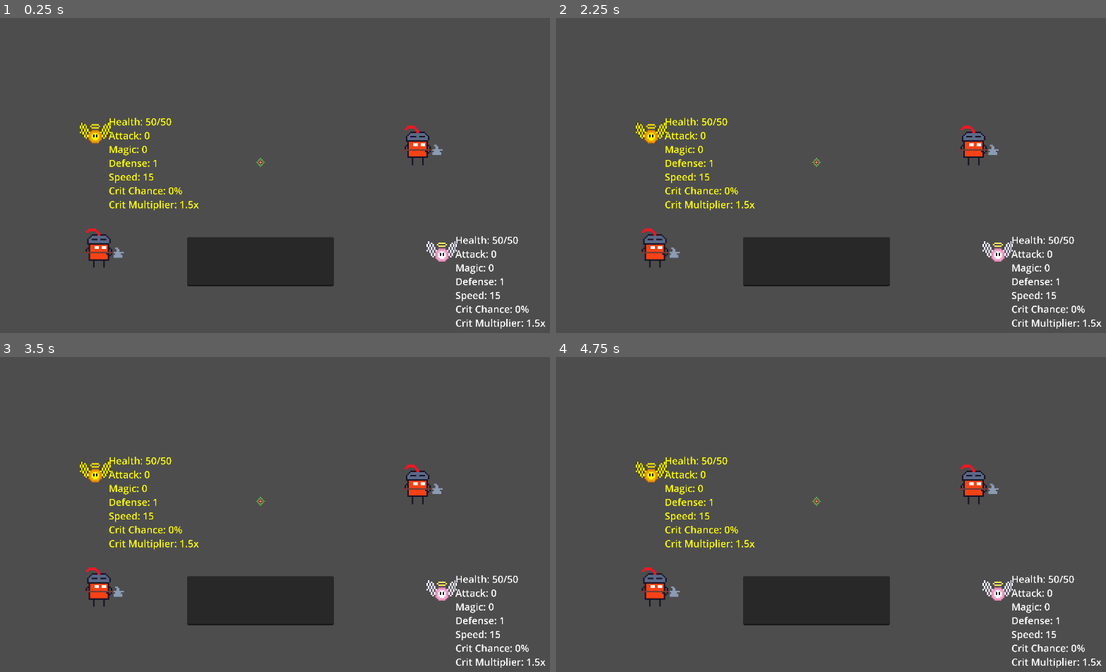
Above: before the commit, frames 1-4 (two rows, left to right).
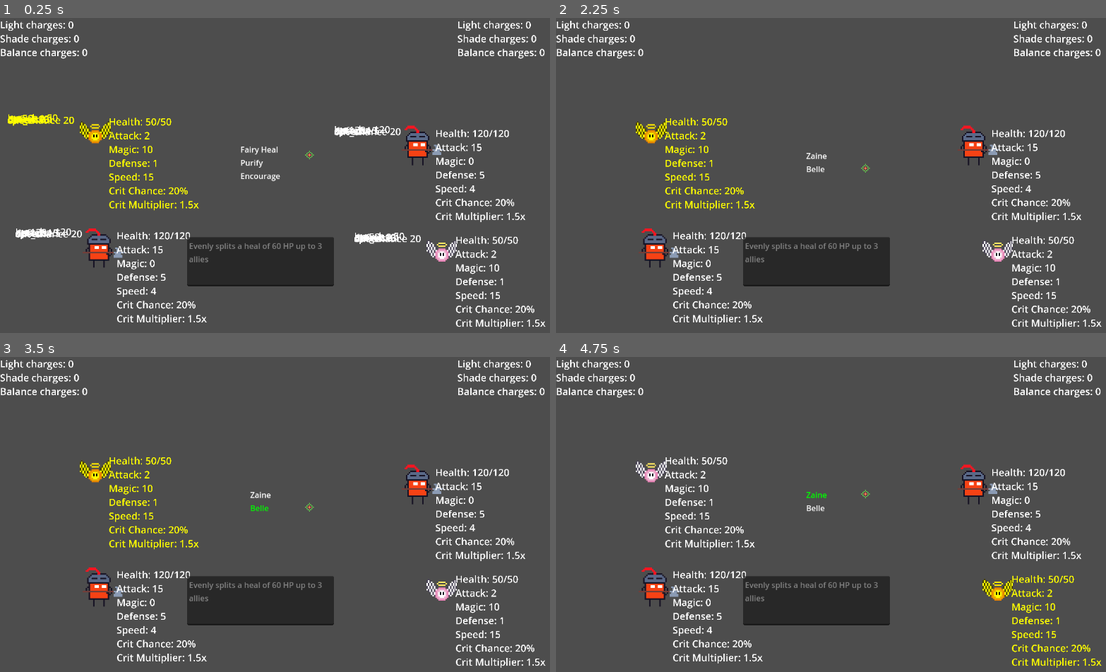
Above: after the commit, the same moments.

Repository: Storessss/rpg-battler
Game: Godot game, scene res://scenes/game/battle/battle.tscn
Two runs of this game, one before a commit and one after it. Both use one fixed random seed, a clock stepped at 60 frames per second and the inputs below.
Inputs:
- Up to frame 1 (0.25 s): no input
- Up to frame 2 (2.25 s): tap Enter (confirm) at 0.5, 0.6, 1.25, 2, 2.1 s; hold W (up) 0.53-1.28 s; hold Backspace (back) 1.28-2.03 s; tap Shift (select) at 1.35 s; hold W (up) from 2.03 s (still down)
- Up to frame 3 (3.5 s): keep holding W (up); tap Enter (confirm) at 2.75 s; tap Shift (select) at 2.85 s
- Up to frame 4 (4.75 s): tap Enter (confirm) at 3.5, 3.6, 4.25 s; release W (up) at 3.53 s; hold Backspace (back) from 3.53 s (still down); tap Shift (select) at 4.35 s

The runs differ from the first frame. In frame 1, 4.3% of the frame differs, in the area x 0-100%, y 0-98%; in frame 2, 3.1%; in frame 3, 3.1%; in frame 4, 5.1%, in the area x 0-100%, y 0-99%.
Error before the commit: Parse Error: Member "attack" is not a function. (res://scenes/game/characters/zaine.gd:28)

Commit message:
Minor updates

Diff:
--- a/scenes/game/battle/battle.gd
+++ b/scenes/game/battle/battle.gd
@@ -24,7 +24,17 @@
 		action_box.clear_actions()
 		action_box.populate_actions()
 
+	display_charges()
+
 func turn_order():
 	GlobalVariables.characters.sort_custom(func(a, b):
 		return a.speed > b.speed
 	)
+
+func display_charges():
+	$YellowTeamCharges/Light.text = "Light charges: " + str(GlobalVariables.yellow_team_light_charges)
+	$YellowTeamCharges/Shade.text = "Shade charges: " + str(GlobalVariables.yellow_team_shade_charges)
+	$YellowTeamCharges/Balance.text = "Balance charges: " + str(GlobalVariables.yellow_team_balance_charges)
+	$PurpleTeamCharges/Light.text = "Light charges: " + str(GlobalVariables.purple_team_light_charges)
+	$PurpleTeamCharges/Shade.text = "Shade charges: " + str(GlobalVariables.purple_team_shade_charges)
+	$PurpleTeamCharges/Balance.text = "Balance charges: " + str(GlobalVariables.purple_team_balance_charges)
--- a/scenes/game/battle/battle.tscn
+++ b/scenes/game/battle/battle.tscn
@@ -29,3 +29,38 @@
 offset_top = 295.0
 offset_right = 532.0
 offset_bottom = 295.0
+
+[node name="YellowTeamCharges" type="VBoxContainer" parent="."]
+offset_right = 40.0
+offset_bottom = 40.0
+scale = Vector2(0.2, 0.2)
+
+[node name="Light" type="Label" parent="YellowTeamCharges"]
+layout_mode = 2
+theme_override_font_sizes/font_size = 100
+
+[node name="Shade" type="Label" parent="YellowTeamCharges"]
+layout_mode = 2
+theme_override_font_sizes/font_size = 100
+
+[node name="Balance" type="Label" parent="YellowTeamCharges"]
+layout_mode = 2
+theme_override_font_sizes/font_size = 100
+
+[node name="PurpleTeamCharges" type="VBoxContainer" parent="."]
+offset_left = 934.0
+offset_right = 974.0
+offset_bottom = 419.0
+scale = Vector2(0.2, 0.2)
+
+[node name="Light" type="Label" parent="PurpleTeamCharges"]
+layout_mode = 2
+theme_override_font_sizes/font_size = 100
+
+[node name="Shade" type="Label" parent="PurpleTeamCharges"]
+layout_mode = 2
+theme_override_font_sizes/font_size = 100
+
+[node name="Balance" type="Label" parent="PurpleTeamCharges"]
+layout_mode = 2
+theme_override_font_sizes/font_size = 100
--- /dev/null
+++ b/scenes/game/battle/temp_label.gd
@@ -0,0 +1,9 @@
+extends Control
+
+var text: String
+
+func _ready() -> void:
+	$Label.text = text
+
+func _on_destroy_timer_timeout() -> void:
+	queue_free()
--- /dev/null
+++ b/scenes/game/battle/temp_label.tscn
@@ -0,0 +1,24 @@
+[gd_scene load_steps=2 format=3 uid="uid://4qudk58qp67"]
+
+[ext_resource type="Script" uid="uid://gtyyyn0uibvn" path="res://scenes/game/battle/temp_label.gd" id="1_ymhle"]
+
+[node name="TempLabel" type="Control"]
+layout_mode = 3
+anchors_preset = 15
+anchor_right = 1.0
+anchor_bottom = 1.0
+grow_horizontal = 2
+grow_vertical = 2
+script = ExtResource("1_ymhle")
+
+[node name="Label" type="Label" parent="."]
+layout_mode = 0
+offset_right = 40.0
+offset_bottom = 23.0
+theme_override_font_sizes/font_size = 100
+
+[node name="DestroyTimer" type="Timer" parent="."]
+wait_time = 2.0
+autostart = true
+
+[connection signal="timeout" from="DestroyTimer" to="." method="_on_destroy_timer_timeout"]
--- a/scenes/game/characters/Character.gd
+++ b/scenes/game/characters/Character.gd
@@ -11,6 +11,16 @@
 @export var speed: int
 @export var crit_chance: int
 @export var crit_multiplier: float = 1.5
+var memory: Dictionary = {
+	"max_hp": max_hp,
+	"hp": hp,
+	"attack": attack,
+	"magic": magic,
+	"defense": defense,
+	"speed": speed,
+	"crit_chance": crit_chance,
+	"crit_multiplier": crit_multiplier
+}
 
 var downed: bool
 func down():
@@ -27,7 +37,7 @@
 	var multiplier: float = 1.0
 	if is_crit:
 		multiplier = crit_multiplier
-	return multiplier
+	return raw_amount * multiplier
 
 var status_effects: Array
 var temp_effect_modifiers: Dictionary
@@ -88,3 +98,16 @@
 
 func _process(delta: float) -> void:
 	update_labels()
+	hp = min(max_hp, hp)
+	update_memory()
+
+var temp_label_scene = preload("res://scenes/game/battle/temp_label.tscn")
+func update_memory():
+	for key in memory.keys():
+		var current = get(key)
+		var delta = current - memory[key]
+		if delta != 0:
+			var temp_label = temp_label_scene.instantiate()
+			temp_label.text = key + " " + str(delta)
+			$StatUpdates.add_child(temp_label)
+			memory[key] = current
--- a/scenes/game/characters/belle.tscn
+++ b/scenes/game/characters/belle.tscn
@@ -20,8 +20,11 @@
 character_name = "Belle"
 max_hp = 50
 hp = 50
+attack = 2
+magic = 10
 defense = 1
 speed = 15
+crit_chance = 20
 
 [node name="AnimatedSprite2D" parent="." index="0"]
 sprite_frames = SubResource("SpriteFrames_4e1v2")
--- a/scenes/game/characters/character.tscn
+++ b/scenes/game/characters/character.tscn
@@ -39,3 +39,10 @@
 [node name="CritMultiplier" type="Label" parent="VBoxContainer"]
 layout_mode = 2
 theme_override_font_sizes/font_size = 100
+
+[node name="StatUpdates" type="VBoxContainer" parent="."]
+offset_left = -179.0
+offset_top = -44.0
+offset_right = 227.0
+offset_bottom = 939.0
+scale = Vector2(0.2, 0.2)
--- a/scenes/game/characters/zaine.gd
+++ b/scenes/game/characters/zaine.gd
@@ -13,7 +13,7 @@
 		"action": Callable(self, "shadow_slash")
 	},
 	"Double Slash": {
-		"description": "Evenly splits a 40 damage double attack, receaves weakness",
+		"description": "Splits a double attack",
 		"min_target_allies": 0,
 		"max_target_allies": 0,
 		"min_target_enemies": 1,
@@ -22,18 +22,31 @@
 		"shade_charges": 0,
 		"balance_charges": 0,
 		"action": Callable(self, "double_slash")
+	},
+	"Charged Slash": {
+		"description": "Attacks x3 on a single target, consumes a shadow charge",
+		"min_target_allies": 0,
+		"max_target_allies": 0,
+		"min_target_enemies": 1,
+		"max_target_enemies": 1,
+		"light_charges": 0,
+		"shade_charges": 1,
+		"balance_charges": 0,
+		"action": Callable(self, "charged_slash")
 	}
 }
 
-func attack(allies: Array[Character], enemies: Array[Character]):
-	var crit: int = 1
-	if luck > randi_range(1, 100):
-		crit = 2
-	enemies[0].hp -= max(damage * crit - enemies[0].defense, 1)
+func shadow_slash(allies: Array[Character], enemies: Array[Character]):
+	enemies[0].take_damage(crit(attack))
+	GlobalVariables.add_charge("shade", 1, GlobalVariables.taking_turn)
 
 func double_slash(allies: Array[Character], enemies: Array[Character]):
 	if enemies.size() == 1:
-		enemies[0].hp -= 40
+		enemies[0].take_damage(crit(attack * 2))
 	else:
-		enemies[0].hp -= 20
-		enemies[1].hp -= 20
+		enemies[0].take_damage(crit(attack))
+		enemies[1].take_damage(crit(attack))
+
+func charged_slash(allies: Array[Character], enemies: Array[Character]):
+	if enemies.size() == 1:
+		enemies[0].take_damage(crit(attack * 3))
--- a/scenes/game/characters/zaine.tscn
+++ b/scenes/game/characters/zaine.tscn
@@ -20,10 +20,10 @@
 character_name = "Zaine"
 max_hp = 120
 hp = 120
-damage = 12
-defense = 7
-speed = 5
-luck = 1
+attack = 15
+defense = 5
+speed = 4
+crit_chance = 20
 
 [node name="AnimatedSprite2D" parent="." index="0"]
 sprite_frames = SubResource("SpriteFrames_6gceu")
--- a/singletons/global_variables.gd
+++ b/singletons/global_variables.gd
@@ -31,8 +31,8 @@
 	else:
 		return false
 
-func add_charge(type: String, amount: int, target: Array[Character]):
-	if GlobalVariables.is_in_yellow_team(target[0]):
+func add_charge(type: String, amount: int, target: Character):
+	if GlobalVariables.is_in_yellow_team(target):
 		if type == "light":
 			GlobalVariables.yellow_team_light_charges += amount
 		elif type == "shade":
--- a/singletons/status_effect_manager.gd
+++ b/singletons/status_effect_manager.gd
@@ -16,12 +16,12 @@
 	"tick_time": "end",
 	"duration": 2,
 	"apply": func(target):
-		var bonus = int(target.damage * 0.33)
+		var bonus = int(target.attack * 0.33)
 		target.temp_effect_modifiers["strength"] = bonus
-		target.damage += bonus,
+		target.attack += bonus,
 	"on_expire": func(target):
 		var bonus = target.temp_effect_modifiers["strength"]
-		target.damage -= bonus
+		target.attack -= bonus
 		target.temp_effect_modifiers.erase("strength")
 }
 var weakness_effect = {
Not shown, added: scenes/game/battle/temp_label.gd.uid
